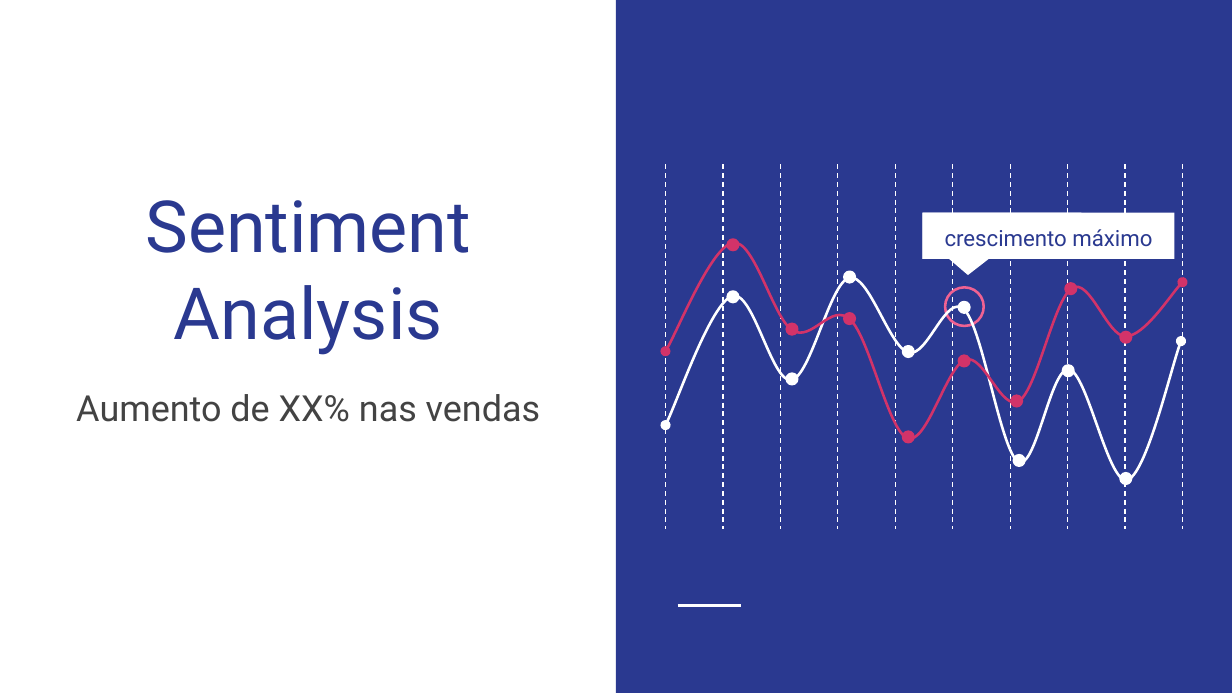
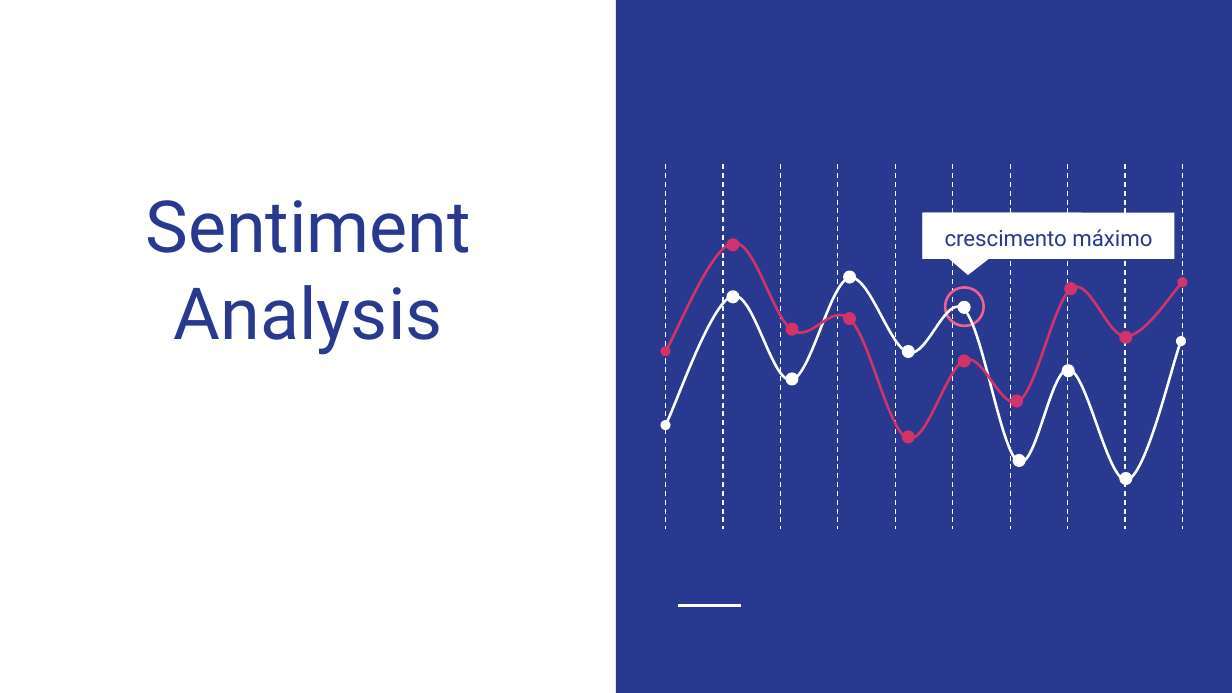
Before and after one commit to aduchini/Final_project, a slide deck: slide 6 of Presentation_WarInUkraine.pptx (slide 5 before the commit). Drawn at 1232x693 pixels with LibreOffice and Linux fonts; fonts in the diff are those of the drawing. Boxes give left, top, right and bottom in pixels: in the first picture for what was removed or moved away, otherwise in the second. Text is boxed around its words. In the diff, an @@ line names an element or a change of style, - is before the commit and + after.

```diff
--- a/Presentation_WarInUkraine.pptx
+++ b/Presentation_WarInUkraine.pptx
@@ subtitle removed at (x1=76, y1=394, x2=540, y2=422) @@
-Aumento de XX% nas vendas
```
Also in this commit, not shown: 3 other slides changed, 6 slides added.
